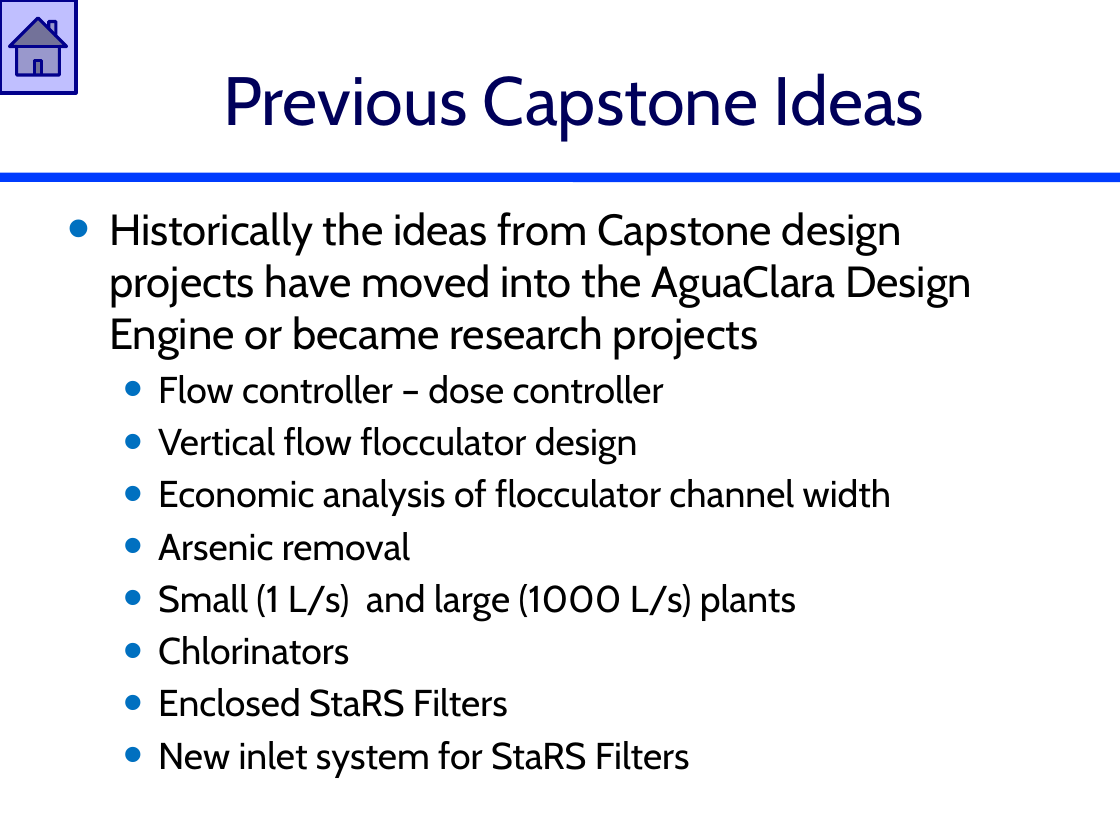
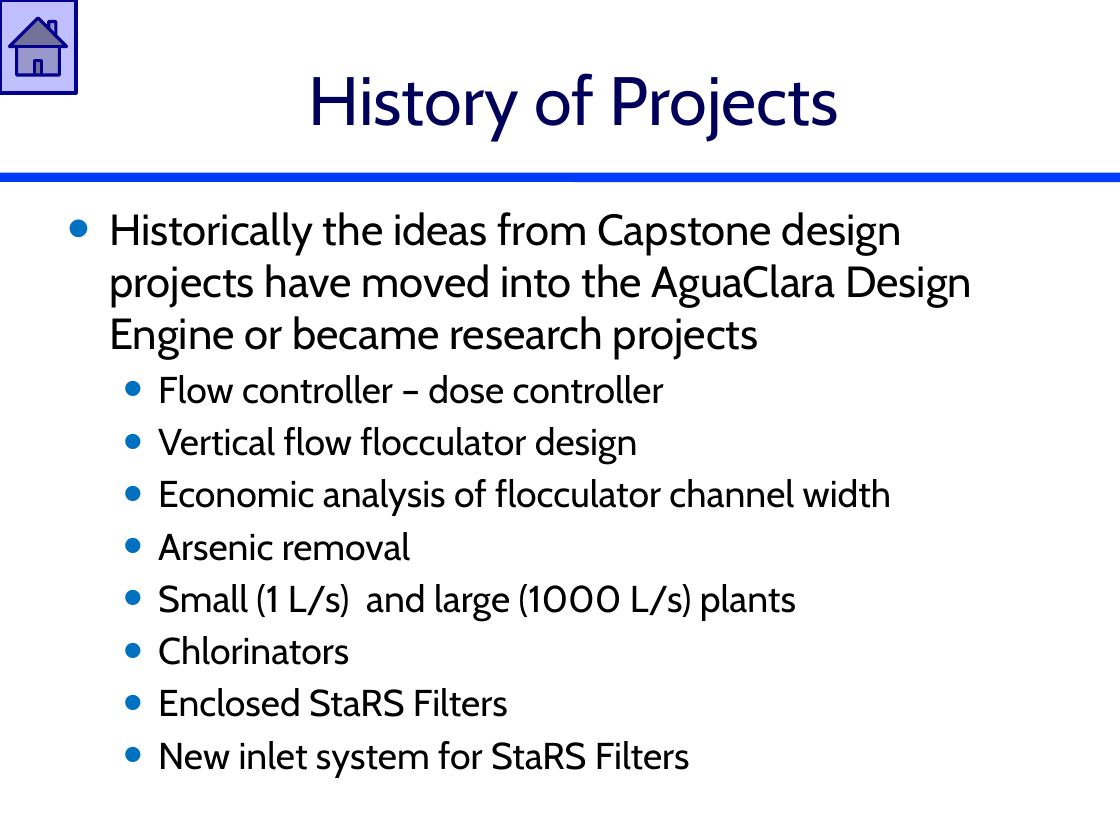
Before and after one commit to AguaClara/SWOT, a slide deck: slide 3 of Lectures/In Class/Design Reflections.pptx. Drawn at 1120x840 pixels with LibreOffice and Linux fonts; fonts in the diff are those of the drawing. Boxes give left, top, right and bottom in pixels: in the first picture for what was removed or moved away, otherwise in the second. Text is boxed around its words. In the diff, an @@ line names an element or a change of style, - is before the commit and + after.

```diff
--- a/Lectures/In Class/Design Reflections.pptx
+++ b/Lectures/In Class/Design Reflections.pptx
@@ title at box(309, 73, 839, 140): text changed @@
-Previous Capstone Ideas
+History of Projects
```
Also in this commit, not shown: 8 other slides changed, 4 slides removed, 1 other file.
